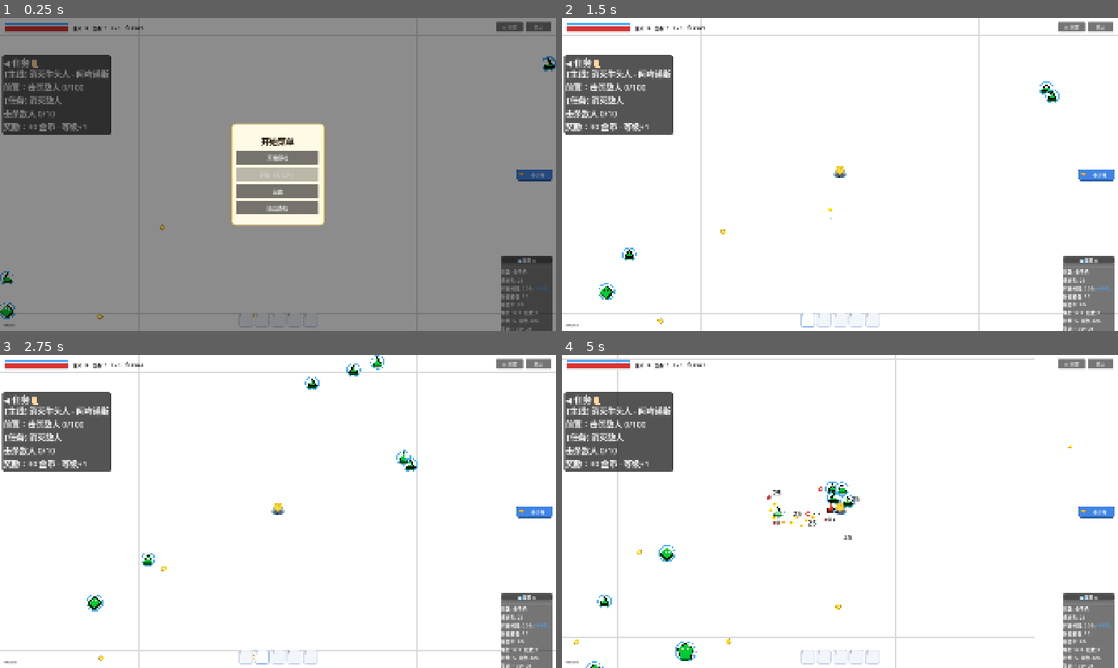
Above: before the commit, frames 1-4 (two rows, left to right).
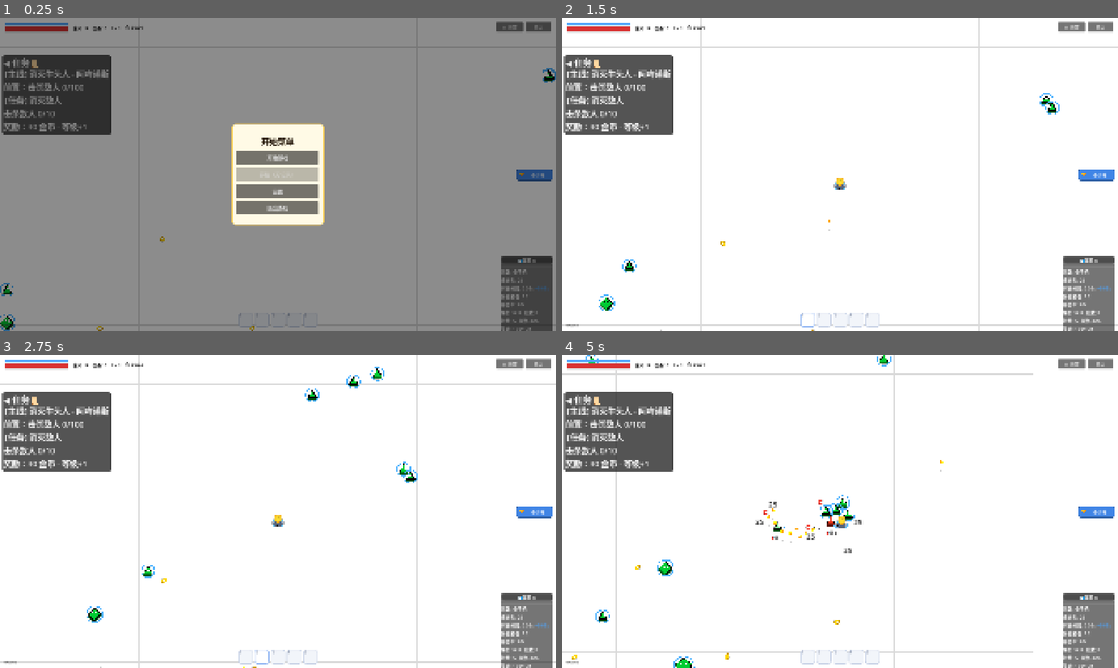
Above: after the commit, the same moments.

Repository: Dake-png/demo-1106
Game: Godot game, scene res://scenes/main.tscn
Same seed, same stepped clock (60 frames per second), same inputs: the game is played once before the commit and once after it.
Inputs (mouse positions are in pixels of both pictures, inside the frame that each line leads up to):
- Up to frame 1 (0.25 s): no input
- Up to frame 2 (1.5 s): click "开始游戏" at 0.5 s; click "1" at 1.25 s
- Up to frame 3 (2.75 s): click "2" at 2 s
- Up to frame 4 (5 s): click "3" at 2.75 s; tap Enter at 3.5 s; move the mouse to (962, 495) at 3.52 s; hold D (move_right) 3.53-4.25 s; tap Space (dash) at 3.6 s; click (962, 495) at 3.67 s; drag from (728, 527) to (584, 649) at 4.27 s

The runs differ from the first frame. In frame 1, 0.4% of the frame differs, in the area x 0-100%, y 12-100%; in frame 2, 2.4%; in frame 3, 2.7%; in frame 4, 4.1%, in the area x 0-92%, y 0-100%.

Commit message:
feat(2.5d-C): 相机纵向前视偏移 + 纵向优先震屏

Diff:
--- a/scripts/player.gd
+++ b/scripts/player.gd
@@ -28,6 +28,7 @@
 
 # --- 摄像机缓动 ---
 var CAM_FOLLOW_SPEED := 9.0   # 越大跟得越紧；越小越"拖尾"
+var CAM_FORWARD := Vector2(0, -36)   # 2.5D 前视：镜头略偏上方，露出更多前方地面
 var cam_pos := Vector2.ZERO
 
 # --- 动态属性（可被升级卡修改） ---
@@ -280,15 +281,15 @@
 	# 摄像机脱离玩家节点独立缓动跟随（top_level 避免被玩家位移直接带动）
 	cam.top_level = true
 	cam.position_smoothing_enabled = false
-	cam.global_position = global_position
-	cam_pos = global_position
+	cam_pos = global_position + CAM_FORWARD
+	cam.global_position = cam_pos
 
 
 # 摄像机缓动：指数平滑跟随 + 按当前缩放对齐像素网格，保证画面不糊
 func _process(delta: float) -> void:
 	if not cam:
 		return
-	cam_pos = cam_pos.lerp(global_position, 1.0 - exp(-CAM_FOLLOW_SPEED * delta))
+	cam_pos = cam_pos.lerp(global_position + CAM_FORWARD, 1.0 - exp(-CAM_FOLLOW_SPEED * delta))
 	var z: float = maxf(cam.zoom.x, 0.001)
 	var step := 1.0 / z          # 屏幕 1 像素对应的世界距离
 	cam.global_position = Vector2(
@@ -296,10 +297,10 @@
 		round(cam_pos.y / step) * step
 	)
 
-	# 震屏：随机偏移，随时间衰减
+	# 震屏：2.5D 下纵向位移观感更强，纵向幅度更大
 	if _shake > 0.05:
 		_shake = maxf(0.0, _shake - delta * 40.0)
-		cam.offset = Vector2(randf_range(-_shake, _shake), randf_range(-_shake, _shake))
+		cam.offset = Vector2(randf_range(-_shake * 0.35, _shake * 0.35), randf_range(-_shake, _shake))
 	else:
 		_shake = 0.0
 		cam.offset = Vector2.ZERO
